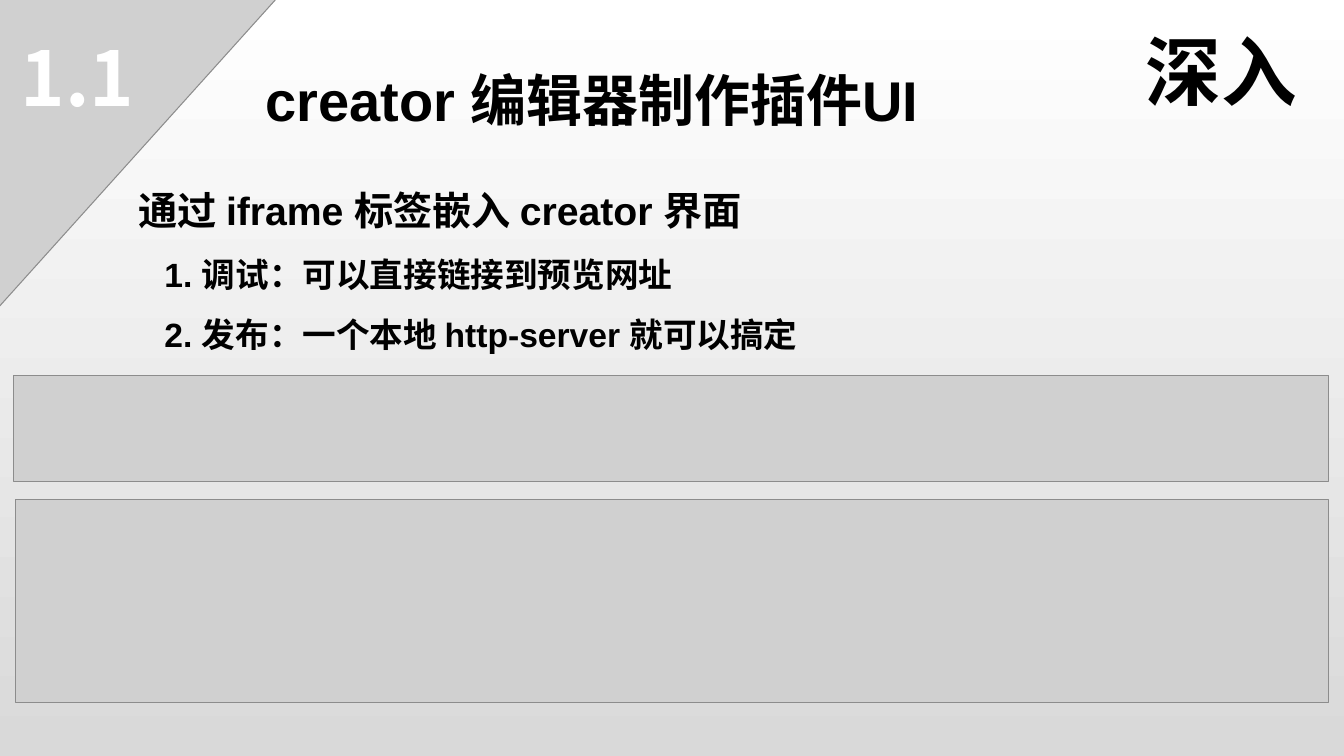
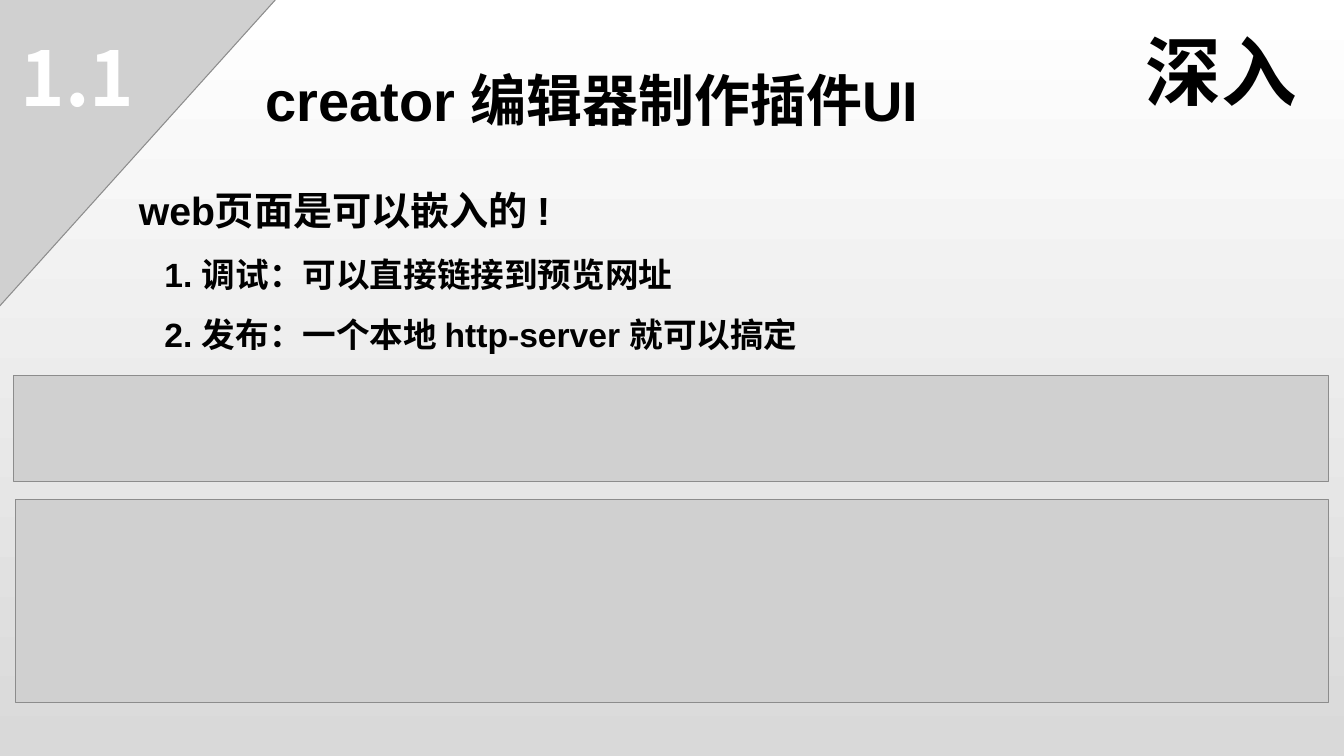
Before and after one commit to 1226085293/PPT_DEMO, a slide deck: slide 39 of doc/3.x插件开发.pptx. Drawn at 1344x756 pixels with LibreOffice and Linux fonts; fonts in the diff are those of the drawing; grey boxes stand for pictures. Boxes give left, top, right and bottom in pixels: in the first picture for what was removed or moved away, otherwise in the second. Text is boxed around its words. In the diff, an @@ line names an element or a change of style, - is before the commit and + after.

```diff
--- a/doc/3.x插件开发.pptx
+++ b/doc/3.x插件开发.pptx
@@ text at [139, 194, 528, 229]: text changed @@
-通过 iframe 标签嵌入 creator 界面
+web页面是可以嵌入的 !
```
Also in this commit, not shown: 3 other slides changed.
